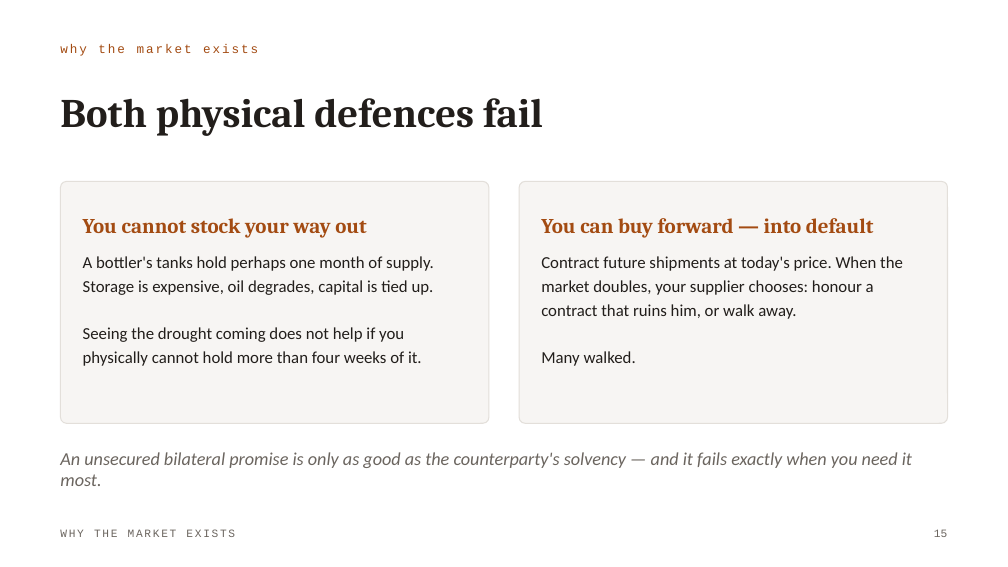
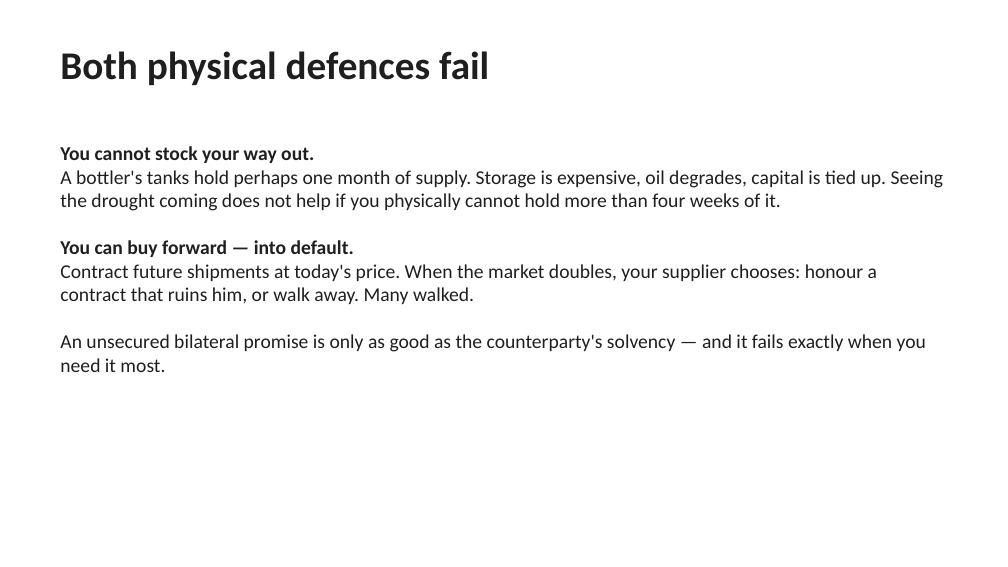
Before and after one commit to loic619/Commodity-trading-lecture, a slide deck: slide 16 of decks/Commodity-Trading-Module-1.pptx. Drawn at 1008x567 pixels with LibreOffice and Linux fonts; fonts in the diff are those of the drawing. Boxes give left, top, right and bottom in pixels: in the first picture for what was removed or moved away, otherwise in the second. Text is boxed around its words. In the diff, an @@ line names an element or a change of style, - is before the commit and + after.

```diff
--- a/decks/Commodity-Trading-Module-1.pptx
+++ b/decks/Commodity-Trading-Module-1.pptx
@@ text "Both physical defences fail": place and size @@
-text "Both physical defences fail" at (60, 98, 543, 136)
+text "Both physical defences fail" at (60, 51, 489, 85)
@@ text "Both physical defences fail" at (60, 51, 489, 85): size 29 to 28 pt, font Cambria to Calibri, text colour #221E1B to #1F1F1F; line spacing 32pt to 1; vertical alignment middle to top @@
@@ text removed at (60, 44, 258, 56) @@
-why the market exists
@@ text at (60, 146, 944, 372): text changed; size 12 to 14 pt; text colour #221E1B to #1F1F1F @@
-A bottler's tanks hold perhaps one month of supply. Storage is expensive, oil degrades, capital is tied up.
-Seeing the drought coming does not help if you physically cannot hold more than four weeks of it.
+You cannot stock your way out.
+A bottler's tanks hold perhaps one month of supply. Storage is expensive, oil degrades, capital is tied up. Seeing the drought coming does not help if you physically cannot hold more than four weeks of it.
+You can buy forward — into default.
+Contract future shipments at today's price. When the market doubles, your supplier chooses: honour a contract that ruins him, or walk away. Many walked.
+An unsecured bilateral promise is only as good as the counterparty's solvency — and it fails exactly when you need it most.
@@ rounded rectangle removed at (60, 181, 489, 423) @@
@@ rounded rectangle removed at (519, 181, 948, 423) @@
@@ text removed at (83, 218, 367, 238) @@
-You cannot stock your way out
@@ text removed at (541, 218, 874, 238) @@
-You can buy forward — into default
@@ text removed at (541, 256, 903, 366) @@
-Contract future shipments at today's price. When the market doubles, your supplier chooses: honour a contract that ruins him, or walk away.
-Many walked.
@@ text removed at (60, 452, 912, 486) @@
-An unsecured bilateral promise is only as good as the counterparty's solvency — and it fails exactly when you need it most.
@@ text removed at (60, 529, 235, 537) @@
-WHY THE MARKET EXISTS
@@ text removed at (934, 529, 947, 537) @@
-15
```
Also in this commit, not shown: 46 other slides changed, 6 other files.
